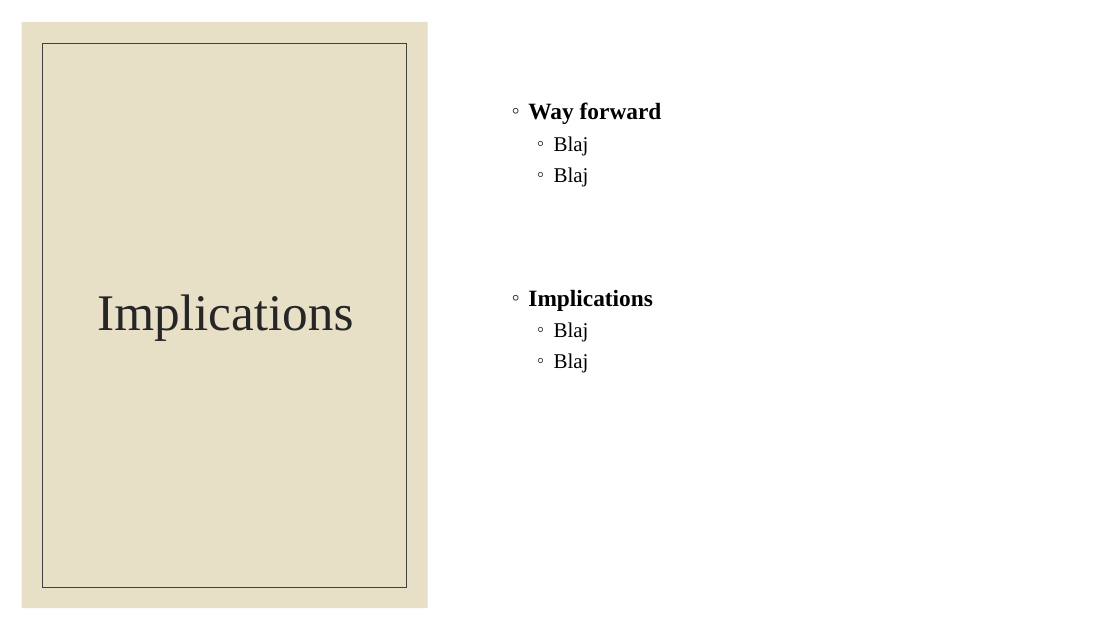
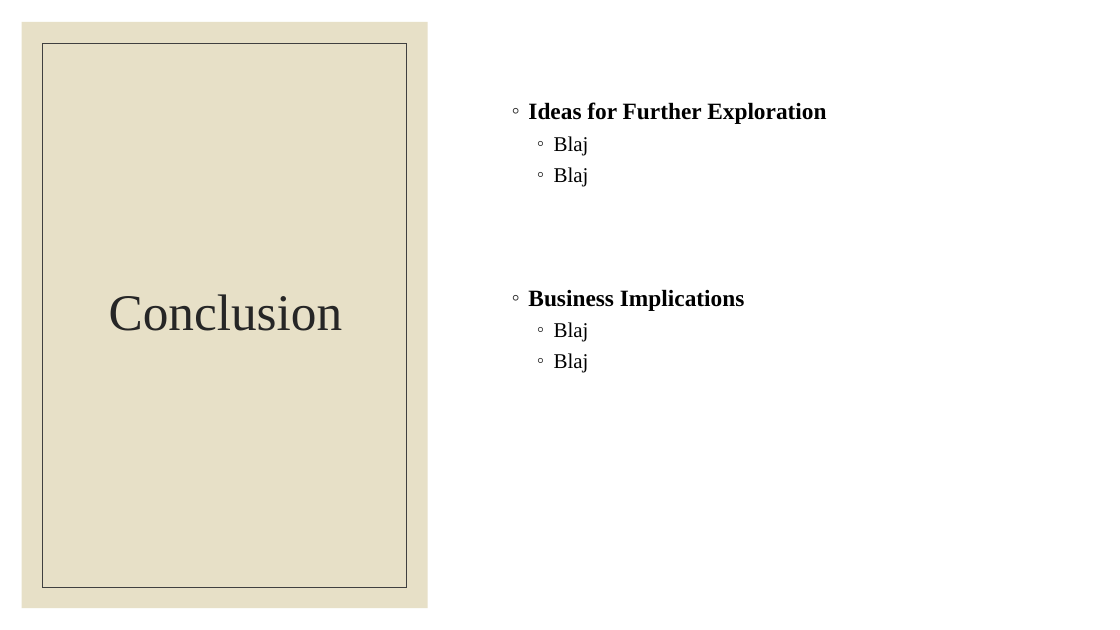
Before and after one commit to laurenemilyto/film_adapatation_success, a slide deck: slide 13 of Steg_pres.pptx. Drawn at 1120x630 pixels with LibreOffice and Linux fonts; fonts in the diff are those of the drawing. Boxes give left, top, right and bottom in pixels: in the first picture for what was removed or moved away, otherwise in the second. Text is boxed around its words. In the diff, an @@ line names an element or a change of style, - is before the commit and + after.

Commit message:
more

```diff
--- a/Steg_pres.pptx
+++ b/Steg_pres.pptx
@@ text at box(528, 102, 826, 124): text changed @@
-◦ Way forward
+◦ Ideas for Further Exploration
@@ title at box(109, 294, 343, 331): text changed @@
-Implications
+Conclusion
@@ text at box(528, 289, 745, 311): text changed @@
-◦ Implications
+◦ Business Implications
```
